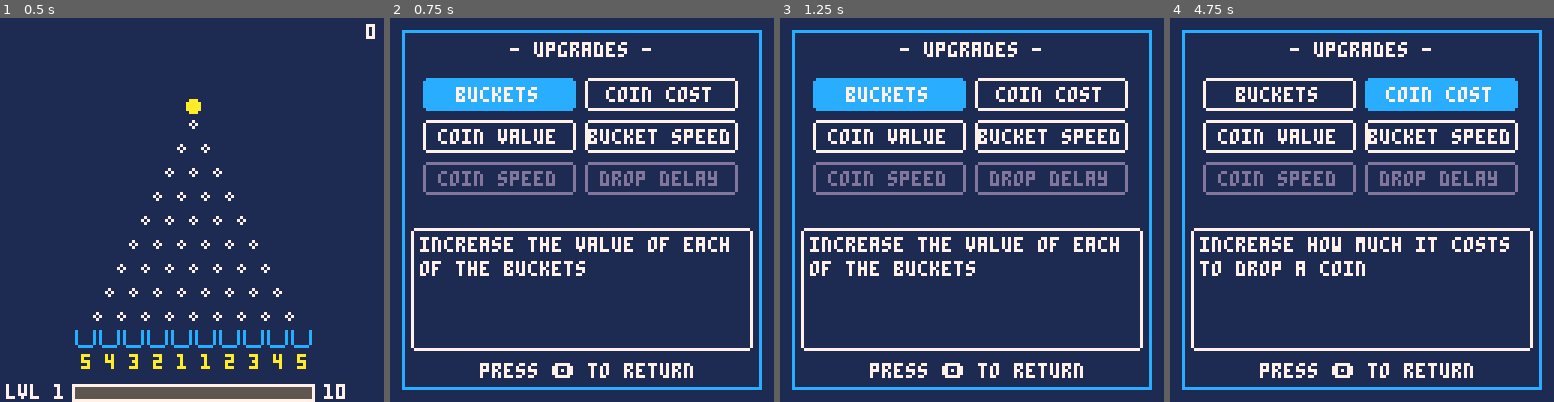
Above: before the commit, frames 1-4 (left to right).
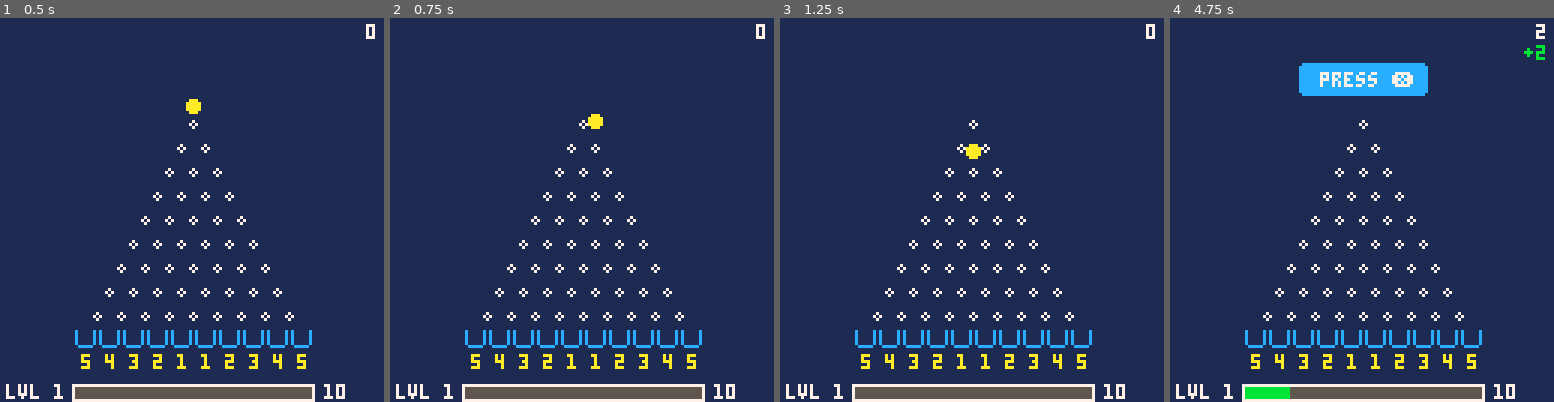
Above: after the commit, the same moments.

Repository: kjbrown-sandbox/pico-8
Game: PICO-8 cartridge plunko.p8
The game is run twice, just before and just after one commit, with the same random seed, the same clock (stepped at 60 frames per second) and the same inputs.
Inputs:
- Up to frame 1 (0.5 s): tap X (X key) at 0.33 s
- Up to frame 2 (0.75 s): tap O (Z key) at 0.7 s
- Up to frame 3 (1.25 s): tap X (X key) at 1.07 s
- Up to frame 4 (4.75 s): hold Right 1.6-2.1 s; tap O (Z key) every 0.4 s from 1.7 to 4.5 s; tap X (X key) at 1.85, 2.97, 4.08 s; hold Up 2.15-2.42 s; hold Right 2.47-3.03 s; hold Left 3.08-3.58 s; hold Down 3.63-3.97 s; hold Right 4.02-4.68 s; hold Up from 4.73 s (still down)

Frame 1 is identical in both runs. In frame 2, 23% of the frame differs, in the area x 1-98%, y 1-100%; in frame 3, 23%; in frame 4, 24%.

Commit message:
Add a good leveling system and implement prereq for upgrades

Diff:
--- a/plunko.p8
+++ b/plunko.p8
@@ -11,16 +11,7 @@
 game_mode = {
 	drop = 1,
 	upgrade = 2,
-}
-
-user_level_requirements = {
-	0, -- level 1
-	10, -- level 2
-	100, -- level 3
-	1000, -- level 4
-	10000, -- level 5
-	100000, -- level 6
-	1000000, -- level 7
+	leveling_up = 3,
 }
 
 state = {
@@ -39,6 +30,13 @@
 	auto_drop = false,
 	drop_delay = 1800,
 	user_level = 1,
+	shop_unlocked = false,
+	upgrades = {
+		buckets = 0,
+		coin_speed = 0,
+		coin_weight = 0,
+		drop_delay = 0,
+	}
 }
 
 function _init()
@@ -63,7 +61,6 @@
 	for coin in all(state.fallings_coins) do
 		coin.update()
 	end
-	leveling.update()
 
 	if state.mode == game_mode.drop then
 		update_board()
@@ -71,6 +68,7 @@
 		upgrades:update()
 	end
 	drop_button:update()
+	leveling:update()
 end
 
 function _draw()
@@ -87,11 +85,13 @@
 			b.draw()
 		end
 		print(state.earnings_text, 126 - #state.earnings_text * 4, 9, 11)
-		leveling.draw()
+		leveling:draw()
 	elseif state.mode == game_mode.upgrade then
 		upgrades:draw()
 		-- cprint("coins: " .. state.money, 120, 7)
 		-- cprint("red coins: " .. state.special_coins.red, 120, 7)
+	elseif state.mode == game_mode.leveling_up then
+		leveling:draw()
 	end
 	print(state.debug_text, 0, 0, 7)
 
@@ -103,7 +103,7 @@
 end
 
 function update_board()
-	if btnp(🅾️) and state.mode == game_mode.drop then
+	if btnp(🅾️) and state.shop_unlocked then
 		state.mode = game_mode.upgrade
 	end
 end
@@ -137,7 +137,7 @@
 			end
 
 			local disabled = is_button_drop_disabled()
-			if not disabled and (btnp(❎) or state.auto_drop) then
+			if not disabled and ((btnp(❎) and state.mode == game_mode.drop) or state.auto_drop) then
 				self:drop_coin()
 			end
 		end,
@@ -167,7 +167,36 @@
 
 -->8
 -- utils
--- center print text
+
+function wprint(text, start_x, start_y, max_len)
+	local max_len = max_len or 26  -- shorter lines work better on PICO-8
+	local lines = {}
+	local current_line = ""
+
+	-- Split by words
+	for word in all(split(text, " ")) do
+		if #current_line + #word + 1 <= max_len then
+				if #current_line > 0 then
+					current_line = current_line .. " " .. word
+				else
+					current_line = word
+				end
+		else
+				add(lines, current_line)
+				current_line = word
+		end
+	end
+
+	if #current_line > 0 then
+		add(lines, current_line)
+	end
+
+	-- Draw lines
+	for i = 1, #lines do
+		print(lines[i], start_x, start_y + (i-1) * 8, 7)
+	end
+end
+
 -- Helper function to split strings
 function split(str, delimiter)
     local result = {}
@@ -499,52 +528,89 @@
 end
 -->8
 -- upgrades
+upgrade_texts = {
+	{ title = "buckets", description = "increase the value of each of the buckets",
+		prereq = function()
+			return state.money - state.coin_cost >= 2^state.upgrades.buckets
+		end,
+		on_press = function()
+			for b in all(state.buckets) do
+				b:upgrade_bucket()
+			end
+			state.money -= 2^state.upgrades.buckets
+			state.upgrades.buckets += 1
+		end,
+		cost = function()
+			return 2^state.upgrades.buckets
+		end,
+	},
+	{ title = "coin value", description = "increase how much each coin is worth (increases cost to drop)",
+		prereq = function()
+			return state.money - state.coin_cost * 10 >= 10^state.upgrades.coin_weight
+		end,
+		on_press = function()
+			-- Example: increase coin value multiplier
+			state.upgrades.coin_weight += 1
+			state.coin_cost *= 10
+			state.money -= 10^state.upgrades.coin_weight
+		end,
+		cost = function()
+			return 10^state.upgrades.coin_weight
+		end,
+	},
+	{ title = "coin speed", description = "increase how quickly coins fall",
+		prereq = function()
+			return state.money - state.coin_cost >= 2^state.upgrades.coin_speed
+		end,
+		on_press = function()
+			state.upgrades.coin_speed += 1
+			state.money -= 2^state.upgrades.coin_speed
+		end,
+		cost = function()
+			return 2^state.upgrades.coin_speed
+		end,
+	},
+	{ title = "drop delay", description = "shorten the delay between coin drops",
+		prereq = function()
+			return state.money - state.coin_cost >= 2^state.upgrades.drop_delay
+		end,
+		on_press = function()
+			state.upgrades.drop_delay += 1
+			state.money -= 2^state.upgrades.drop_delay
+			-- Example: decrease drop delay
+			state.drop_delay = max(200, state.drop_delay - 200)
+		end,
+		cost = function()
+			return 2^state.upgrades.drop_delay
+		end,
+	},
+}
+
+
+num_columns = 2
+upgrade_options = {}
+upgrade_padding = 4
+function add_upgrade(upgrade_text)
+	-- Check if the upgrade already exists
+	for i = 1, #upgrade_options do
+		if upgrade_options[i].title == upgrade_text.title then
+			return  -- Upgrade already exists, do not add again
+		end
+	end
+
+	-- Add the new upgrade
+	local current_count = #upgrade_options
+	local column = (current_count % num_columns) + 1
+	local row = flr(current_count / num_columns) + 1
+	local x = upgrade_padding + 8 + (column - 1) * 54
+	local y = upgrade_padding + 16 + (row - 1) * 14
+	add(upgrade_options, new_upgrade_option(x, y, upgrade_text.title, upgrade_text.description, upgrade_text.prereq, upgrade_text.on_press, upgrade_text.cost, #upgrade_options + 1))
+end
+
 selected_option = 1
 function new_upgrades()
 	local padding = 4
 	local top_of_desc = 70
-	local num_columns = 2
-	local upgrade_texts = {
-		{ title = "buckets", description = "increase the value of each of the buckets", on_press = function()
-			for b in all(state.buckets) do
-				b:upgrade_bucket()
-			end
-			state.money -= state.coin_cost
-		end},
-		-- { title = "red coins", description = "unlock red coins (costs 1 coin)", on_press = function()
-		-- 	if state.money >= 1 then
-		-- 		state.special_coins.red += 1
-		-- 		state.money -= 1
-		-- 	end
-		-- end, id = 2 },
-		{ title = "coin cost", description = "increase how much it costs to drop a coin", on_press = function() end },
-		{ title = "coin value", description = "increase how much each coin is worth (increases cost to drop)", on_press = function()
-		end },
-		-- { title = "red coins", description = "unlock red coins (costs 1 coin)", on_press = function()
-		-- 	if state.money >= 1 then
-		-- 		state.special_coins.red += 1
-		-- 		state.money -= 1
-		-- 	end
-		-- end },
-		{ title = "bucket speed", description = "increase how quickly buckets fill up", on_press = function() end },
-		{ title = "coin speed", description = "increase how quickly coins fall", on_press = function() end },
-		{ title = "drop delay", description = "shorten the delay between coin drops", on_press = function() end },
-	}
-	local upgrade_options = {}
-	for i = 1, #upgrade_texts do
-		local column = ((i - 1) % num_columns) + 1
-		local row = flr((i - 1) / num_columns) + 1
-		local pair = upgrade_texts[i]
-		local x = padding + 8 + (column - 1) * 54
-		local y = padding + 16 + (row - 1) * 14
-		add(upgrade_options, new_upgrade_option(x, y, pair.title, pair.description, pair.on_press, i))
-		-- 	local pair = upgrade_texts[i]
-		-- 	local x = padding + 8 + (j - 1) * 54
-		-- 	local y = padding + 16 + ((i - 1) * 14)
-		-- 	add(upgrade_options, new_upgrade_option(x, y, pair.title, pair.description))
-		-- end
-		-- add(upgrade_options, new_upgrade_option(8, 16 + (#upgrade_options * 12), pair.title, pair.description))
-	end
 
 	return {
 		update = function(self)
@@ -553,10 +619,11 @@
 				return
 			end
 
-			if btnp(❎) then
-				local option = upgrade_options[selected_option]
-				if option then
-					option:on_press()
+			local current_option = upgrade_options[selected_option]
+			if btnp(❎) and current_option:prereq() then
+				-- local option = upgrade_options[selected_option]
+				if current_option then
+					current_option:on_press()
 				end
 			end
 
@@ -584,33 +651,43 @@
 		end,
 
 		draw_description = function(self)
+			-- local option = upgrade_options[selected_option]
+			-- local desc = option.description
+			-- local max_len = 26  -- shorter lines work better on PICO-8
+			-- local lines = {}
+			-- local current_line = ""
+
+			-- -- Split by words
+			-- for word in all(split(desc, " ")) do
+			-- 	if #current_line + #word + 1 <= max_len then
+			-- 			if #current_line > 0 then
+			-- 				current_line = current_line .. " " .. word
+			-- 			else
+			-- 				current_line = word
+			-- 			end
+			-- 	else
+			-- 			add(lines, current_line)
+			-- 			current_line = word
+			-- 	end
+			-- end
+
+			-- if #current_line > 0 then
+			-- 	add(lines, current_line)
+			-- end
+
+			-- -- Draw lines
+			-- for i = 1, #lines do
+			-- 	print(lines[i], padding * 2 + 2, top_of_desc + 3 + (i-1) * 8, 7)
+			-- end
 			local option = upgrade_options[selected_option]
 			local desc = option.description
 			local max_len = 26  -- shorter lines work better on PICO-8
-			local lines = {}
-			local current_line = ""
-
-			-- Split by words
-			for word in all(split(desc, " ")) do
-				if #current_line + #word + 1 <= max_len then
-						if #current_line > 0 then
-							current_line = current_line .. " " .. word
-						else
-							current_line = word
-						end
-				else
-						add(lines, current_line)
-						current_line = word
-				end
-			end
-
-			if #current_line > 0 then
-				add(lines, current_line)
-			end
-
-			-- Draw lines
-			for i = 1, #lines do
-				print(lines[i], padding * 2 + 2, top_of_desc + 3 + (i-1) * 8, 7)
+			wprint(desc, padding * 2 + 2, top_of_desc + 3, max_len)
+			local cost =  option:cost()
+			if option:prereq() then
+				cprint("cost: " .. cost, 100, 11)
+			else
+				cprint("cost: " .. cost, 100, 8)
 			end
 		end,
 
@@ -628,20 +705,24 @@
 	}
 end
 
-options_unlocked = {1, 2, 3, 4}
-
-function new_upgrade_option(x, y, title, description, on_press, id)
+-- options_unlocked = {1, 2, 3, 4}
+
+function new_upgrade_option(x, y, title, description, prereq, on_press, cost, id)
 	return {
 		title = title,
 		description = description,
+		id = id,
 
 		on_press = function()
-			if not options_unlocked[id] then
-				return
-			end
+			-- if not options_unlocked[id] then
+			-- 	return
+			-- end
 			on_press()
 			sfx(3)
 		end,
+
+		prereq = prereq or function() return true end,
+		cost = cost or function() return 0 end,
 
 		-- update = function(self)
 		-- 	on_press()
@@ -649,10 +730,10 @@
 		-- end,
 
 		draw = function(self)
-			if not options_unlocked[id] then
+			if prereq() then
+				rounded_button_filled(x, y, x + 48, y + 10, self.title, 12)
+			elseif selected_option == id then
 				rounded_button(x, y, x + 48, y + 10, self.title, 13)
-			elseif selected_option == id then
-				rounded_button_filled(x, y, x + 48, y + 10, self.title, 12)
 			else
 				rounded_button(x, y, x + 48, y + 10, self.title, 7)
 			end
@@ -661,61 +742,97 @@
 end
 -->8
 -- level ups
+
+user_level_requirements = {
+	0, -- level 1
+	10, -- level 2
+	100, -- level 3
+	1000, -- level 4
+	10000, -- level 5
+	100000, -- level 6
+	1000000, -- level 7
+}
+
+
 function level_up_if_possible()
 	return {
-		update = function()
-		if state.user_level >= #user_level_requirements then
-			return
-		end
-
-		local next_level = state.user_level + 1
-		if state.money >= user_level_requirements[next_level] then
-			state.user_level = next_level
-			sfx(3)
-			-- state.debug_text = "level up! now at level " .. state.user_level
-
-			if state.user_level == 2 then
-			elseif state.user_level == 3 then
-				state.coin_cost = 2
-			elseif state.user_level == 4 then
-				state.coin_cost = 3
-			elseif state.user_level == 5 then
-				state.coin_cost = 4
-			elseif state.user_level == 6 then
-				state.coin_cost = 5
-			elseif state.user_level == 7 then
-
-			end
-		-- else
-		-- 	state.debug_text = "not enough coins to level up"
-		end
-		end,
-
-		draw = function()
-			local bar_width = 80
-			local bar_height = 5
-			local padding = 24
-			local x = (128 - bar_width) / 2
-			local y = 122
+		description = "",
+		update = function(self)
+			if state.user_level >= #user_level_requirements then
+				return
+			end
 
 			local next_level = state.user_level + 1
-			if next_level <= #user_level_requirements then
-				local requirement = user_level_requirements[next_level]
-				local progress = min(state.money / requirement, 1)
-				-- background bar
-				rectfill(x, y, x + bar_width, y + bar_height, 5)
-				-- filled part
-				rectfill(x, y, x + flr(bar_width * progress), y + bar_height, 11)
-				-- border
-				rect(x, y, x + bar_width, y + bar_height, 7)
-				-- text
-				local txt = "lvl " .. state.user_level
-				local req = state.money .. "/" .. requirement
-				-- cprint(txt, y - 8, 7)
-				print(txt, 2, y, 7)
-				print(requirement, x + bar_width + 4, y, 7)
+			if state.money >= user_level_requirements[next_level] then
+				state.user_level = next_level
+				state.mode = game_mode.leveling_up
+				sfx(3)
+				-- state.debug_text = "level up! now at level " .. state.user_level
+
+				if state.user_level == 2 then
+					state.shop_unlocked = true
+					add_upgrade(upgrade_texts[1])  -- buckets
+					self.description = "you can now access the shop. press 🅾️ to open it."
+				elseif state.user_level == 3 then
+					add_upgrade(upgrade_texts[2])  -- coin value
+					self.description = "you can now increase the value of coins in the shop."
+				elseif state.user_level == 4 then
+					state.coin_cost = 3
+				elseif state.user_level == 5 then
+					state.coin_cost = 4
+				elseif state.user_level == 6 then
+					state.coin_cost = 5
+				elseif state.user_level == 7 then
+
+				end
+			-- else
+			-- 	state.debug_text = "not enough coins to level up"
+			end
+
+			if state.mode == game_mode.leveling_up and btnp(❎) then
+				state.mode = game_mode.drop
+				state.description = ""
+			end
+		end,
+
+		draw = function(self)
+			local padding = 4
+			if state.mode == game_mode.leveling_up then
+				rectfill(padding, padding, 127 - padding, 127 - padding, 1)
+				rect(padding, padding, 127 - padding, 127 - padding, 12)
+				cprint("- level " .. state.user_level .. "! -", 10, 7)
+
+				-- wprint("you are now level " .. state.user_level, padding * 2 + 2, padding * 2 + 10)
+				wprint(self.description, padding * 2 + 2, padding * 2 + 20)
+
+				rounded_button(padding * 2, 100, 127 - padding * 2, 120, "press ❎ to return", 12)
 			else
-				cprint("max level reached", y - 8, 7)
+
+				local bar_width = 80
+				local bar_height = 5
+				local padding = 24
+				local x = (128 - bar_width) / 2
+				local y = 122
+
+				local next_level = state.user_level + 1
+				if next_level <= #user_level_requirements then
+					local requirement = user_level_requirements[next_level]
+					local progress = min(state.money / requirement, 1)
+					-- background bar
+					rectfill(x, y, x + bar_width, y + bar_height, 5)
+					-- filled part
+					rectfill(x, y, x + flr(bar_width * progress), y + bar_height, 11)
+					-- border
+					rect(x, y, x + bar_width, y + bar_height, 7)
+					-- text
+					local txt = "lvl " .. state.user_level
+					local req = state.money .. "/" .. requirement
+					-- cprint(txt, y - 8, 7)
+					print(txt, 2, y, 7)
+					print(requirement, x + bar_width + 4, y, 7)
+				else
+					cprint("max level reached", y - 8, 7)
+				end
 			end
 		end,
 	}
